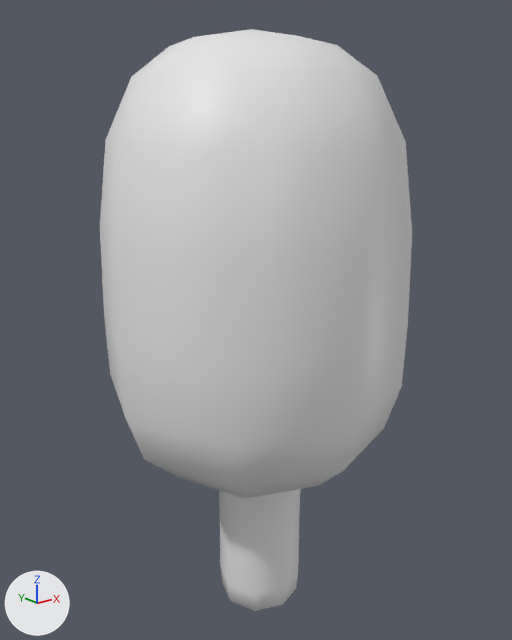
The FBX model ggj2023/SourceArt/Environment/LowPolyTree/lowpolytree.fbx: old version first, new version second.
Camera for both pictures: a camera (50 mm lens) standing at (-17.9, -22.1, 22.5) and looking at (0.2, 0.5, 13.4). Lighting does not change. The marker at lower left points along +X, +Y and +Z. Where no turn or scale is listed for an object, it has been applied to the vertices.
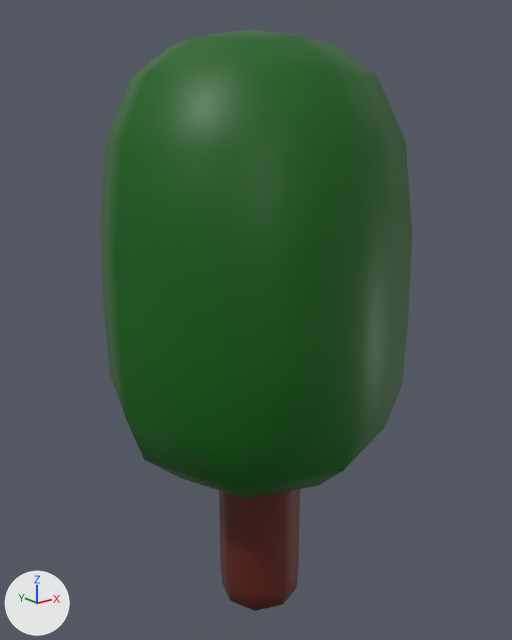
The change, as a diff of the scene's bpy script:
```diff
--- a/ggj2023/SourceArt/Environment/LowPolyTree/lowpolytree.fbx.py
+++ b/ggj2023/SourceArt/Environment/LowPolyTree/lowpolytree.fbx.py
@@ mat_material_001 @@
+mat_material_001 = principled_material('Material.001')
+mat_material_001.base_color = (0.115, 0.0138, 0.00595)  # dark red #5f1f12
@@ mat_material_002 @@
+mat_material_002 = principled_material('Material.002')
+mat_material_002.base_color = (0.0, 0.115, 0.00235)  # dark green #005f08
@@ me_plane @@
 me_plane.from_pydata(...)  # 130 vertices, 128 faces; spans x -6.4..6.2, y -5.9..6.6, z 0.0..24.9
 # used by ob_plane; location = (0.0, 0.0, 0.0)
+# me_plane part 1: all 60 faces centred in x -1.9..1.9, y -1.9..1.9, z 0.1..6.8 switch from no material to mat_material_001 (dark red #5f1f12)
+# me_plane part 2: all 68 faces centred in x -5.5..5.3, y -5.1..5.7, z 7.3..24.6 switch from no material to mat_material_002 (dark green #005f08)
```

Where the change shows, as pixel boxes [x1, y1, x2, y2] in the pictures (512 x 640 px):
part 1 of me_plane, recoloured (grey to red): [219, 489, 301, 611] in both
part 2 of me_plane, recoloured (grey to green): [100, 29, 412, 499] in both
